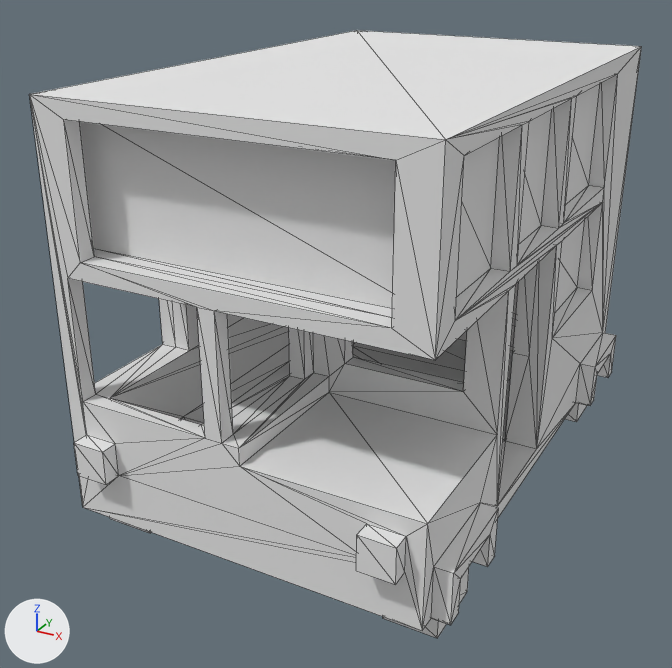
Before and after pictures for a commit that changed the OBJ model models/bus.obj.
The view is the same before and after, from a 50 mm camera at (23.5, -48.6, 32.2) aimed at (-1.8, -2.6, 9.2). Lighting does not change. The marker at lower left points along +X, +Y and +Z. Mesh edges are drawn as thin lines. Where no turn or scale is listed for an object, it has been applied to the vertices. Vertices at the same position are counted once.

In view in the first picture: 'bus'.
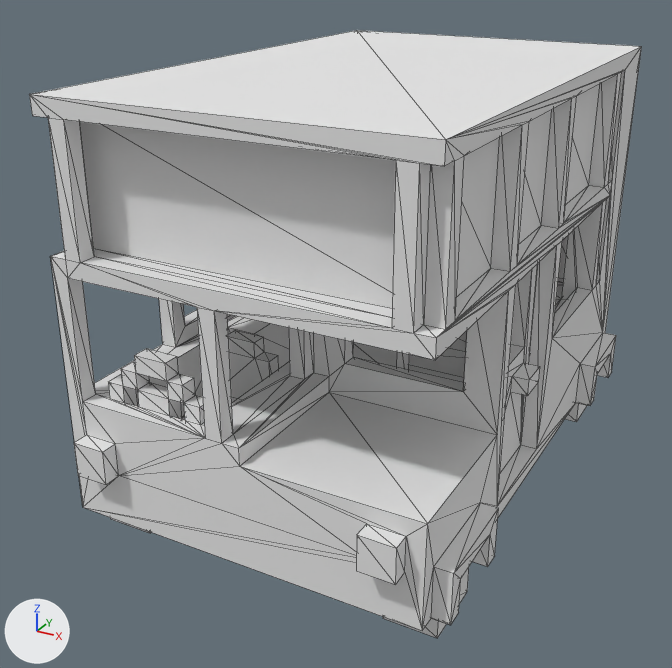
The newer file is also turned or shifted as a whole; pictures and numbers use the older file's frame.

What the commit changed:
me_bus is used by ob_bus; location (0.0, 0.0, 0.0).
me_bus had 331 vertices, 686 faces and spanned x -11.5..11.5, y -17.5..17.5, z 0.0..25.0.
me_bus now has 527 vertices, 1132 faces and spans x -11.5..11.5, y -17.5..17.5, z 0.0..25.0.
me_bus part 1: 1 vertex moved from x 5.5, y 14.5, z 9.0 to x 8.5, y 14.5, z 9.0; 38 vertices removed from x -9.5..9.5, y -15.5..15.5, z 3.0..16.0; 234 vertices added at x -10.5..10.5, y -16.5..16.5, z 3.0..24.0.

Pixel boxes [x1, y1, x2, y2] of what changed, in the pictures (672 x 668 px):
part 1 of me_bus, built on: before [110, 202, 603, 506]; after [29, 46, 642, 506]
